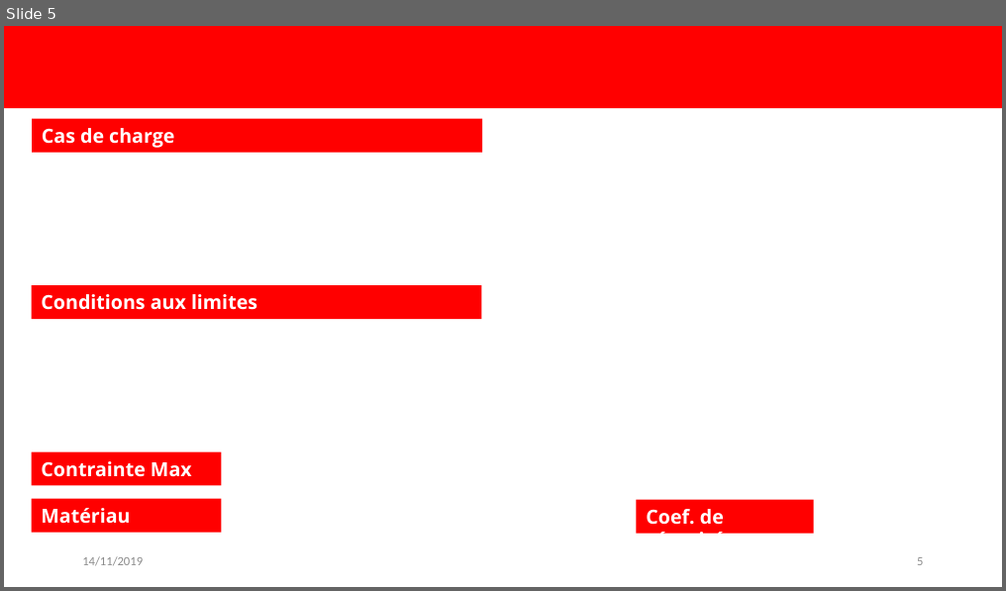
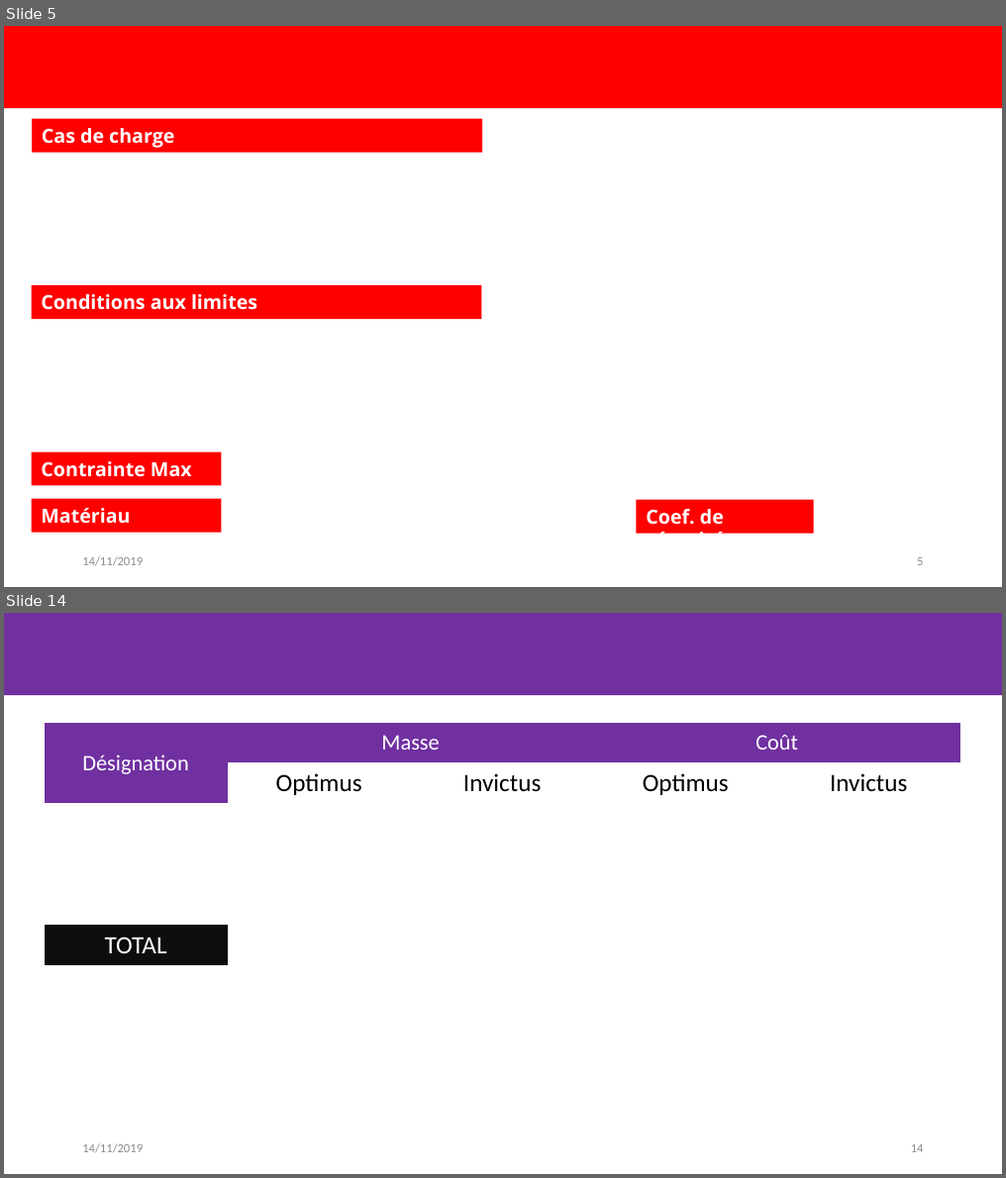
Before and after one commit to EOSCogniton/Ressources2020, a slide deck: TO_TOPs/06_Audits_Techniques/Template.pptx. Shown one above the other, each under a label of ours: slide 5 before the commit, slides 5 and 14 after it; the slides between them are not shown. The pictures are 1006x591 and 1006x1178 pixels, drawn with LibreOffice and Linux fonts; fonts in the diff are those of the drawing; background and template pictures are left out. Boxes give left, top, right and bottom in pixels: in the first picture for what was removed or moved away, otherwise in the second. Text is boxed around its words. In the diff, an @@ line names an element or a change of style, - is before the commit and + after.

```diff
--- a/TO_TOPs/06_Audits_Techniques/Template.pptx
+++ b/TO_TOPs/06_Audits_Techniques/Template.pptx
@@ slide 14 added at [4, 613, 1002, 1174], background #FFFFFF @@
@@ rectangle added at [4, 613, 1002, 696], fill #7030A0 @@
@@ table added at [44, 723, 962, 965], 6 rows, 5 columns @@
+Désignation | Masse |  | Coût | 
+ | Optimus | Invictus | Optimus | Invictus
+ |  |  |  | 
+ |  |  |  | 
+ |  |  |  | 
+TOTAL |  |  |  | 
@@ text added at [82, 1144, 143, 1154], 9 pt, text #8C8C8C @@
+14/11/2019
@@ page number added at [911, 1145, 924, 1153], 9 pt, text #8C8C8C @@
+14
```
Also in this commit, not shown: 2 slides changed, 15 other slides added, 1 other file.
